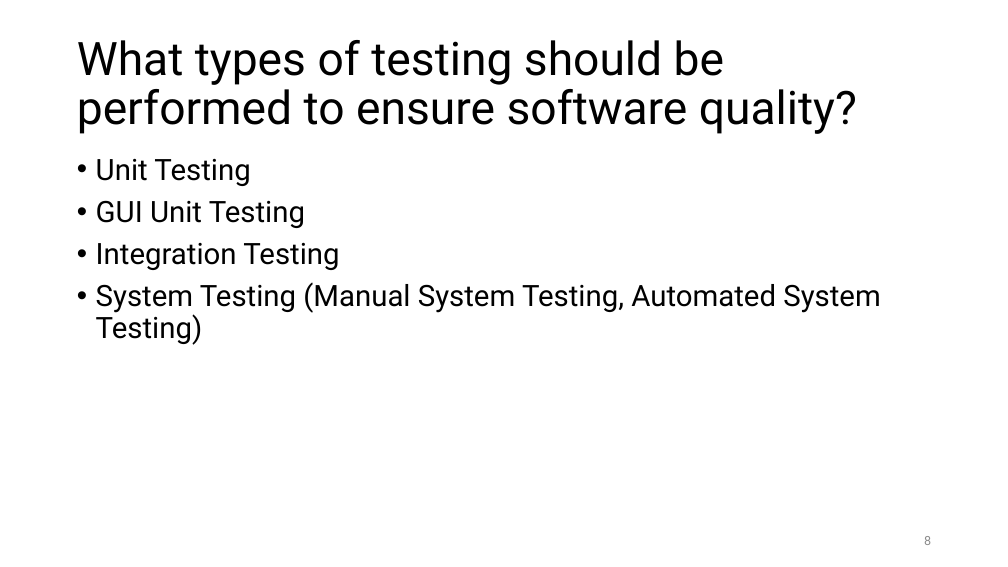
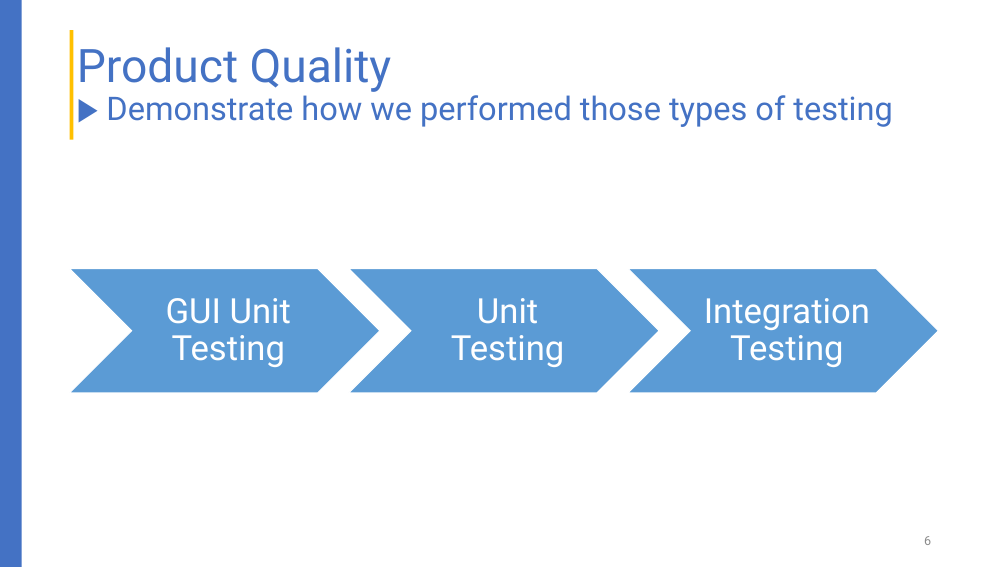
Before and after one commit to liepnguyen/Planru, a slide deck: slide 6 of Documents/Lessons Learned From Agile Quality Assurance In Scrum.pptx (slide 8 before the commit). Drawn at 1008x567 pixels with LibreOffice and Linux fonts; fonts in the diff are those of the drawing. Boxes give left, top, right and bottom in pixels: in the first picture for what was removed or moved away, otherwise in the second. Text is boxed around its words. In the diff, an @@ line names an element or a change of style, - is before the commit and + after.

Commit message:
updated slide

```diff
--- a/Documents/Lessons Learned From Agile Quality Assurance In Scrum.pptx
+++ b/Documents/Lessons Learned From Agile Quality Assurance In Scrum.pptx
@@ rectangle added at [0, 0, 22, 567], fill #4472C4 @@
@@ rectangle added at [70, 30, 73, 140], fill #FFC000 @@
@@ title at [77, 47, 892, 127]: text changed; size 44 to 31 pt; text colour #000000 to #4472C4 @@
-What types of testing should be performed to ensure software quality?
+Product Quality
+▶ Demonstrate how we performed those types of testing
@@ text removed at [96, 159, 880, 345] @@
-• Unit Testing
-• GUI Unit Testing
-• Integration Testing
-• System Testing (Manual System Testing, Automated System Testing)
@@ group added at [70, 268, 938, 392]: 3 chevrons, 3 texts @@
+GUI Unit Testing
+Unit Testing
+Integration Testing
```
Also in this commit, not shown: 15 other slides changed, 5 slides added, 3 slides removed.
